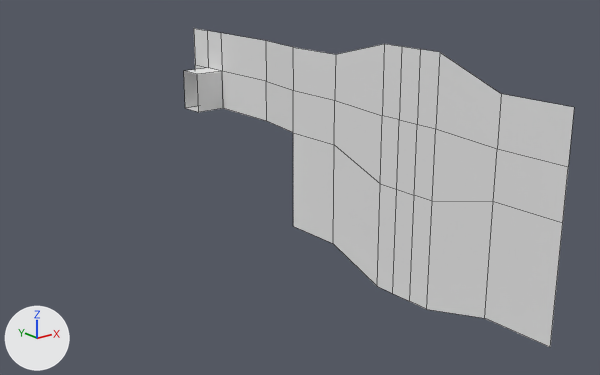
An edit to the OBJ model Assets/keep.obj, drawn before and after from the same camera.
Rendered twice from a camera (50 mm lens) standing at (-83.8, -61.2, 42.2) and looking at (-28.0, 8.7, 14.2). Lighting does not change. The marker at lower left points along +X, +Y and +Z. The first picture is the older version. Mesh edges are drawn as thin lines. Where no turn or scale is listed for an object, it has been applied to the vertices.

Script lines for the objects in view, before the commit:
```python
me_keep = bpy.data.meshes.new('Keep')
me_keep.from_pydata(...)  # 48 vertices, 32 faces; spans x -22.6..-18.4, y -20.0..45.7, z 1.5..30.1
ob_keep = bpy.data.objects.new('Keep', me_keep)
ob_keep.location = (0.0, 0.0, 0.0)
```
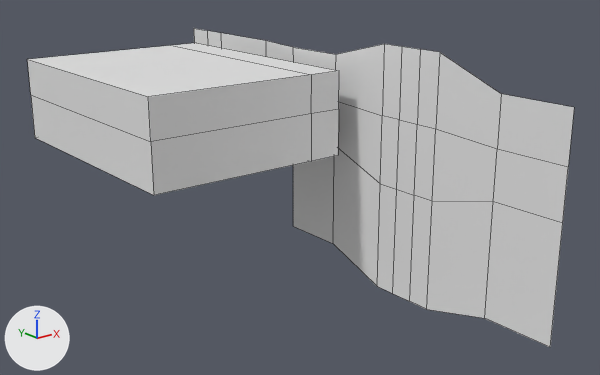
What differs and where, as boxes [x1, y1, x2, y2] in the pictures (600 x 375 px):
'Keep', reshaped (40% wider): before [184, 28, 574, 347]; after [27, 28, 574, 347]
part 1 of me_keep, added: after [27, 43, 339, 195]

The change, as a diff of the scene's bpy script:
```diff
--- a/Assets/keep.obj.py
+++ b/Assets/keep.obj.py
@@ me_keep @@
 # used by ob_keep; location = (0.0, 0.0, 0.0)
-me_keep.from_pydata(...)  # 48 vertices, 32 faces; spans x -22.6..-18.4, y -20.0..45.7, z 1.5..30.1
+me_keep.from_pydata(...)  # 66 vertices, 51 faces; spans x -46.5..-18.4, y -20.0..45.7, z 1.5..30.1
+# me_keep part 1
+# 18 vertices are added at x -46.5..-22.6, y 8.4..42.1, z 17.1..26.9
+# 19 new faces join them
```
